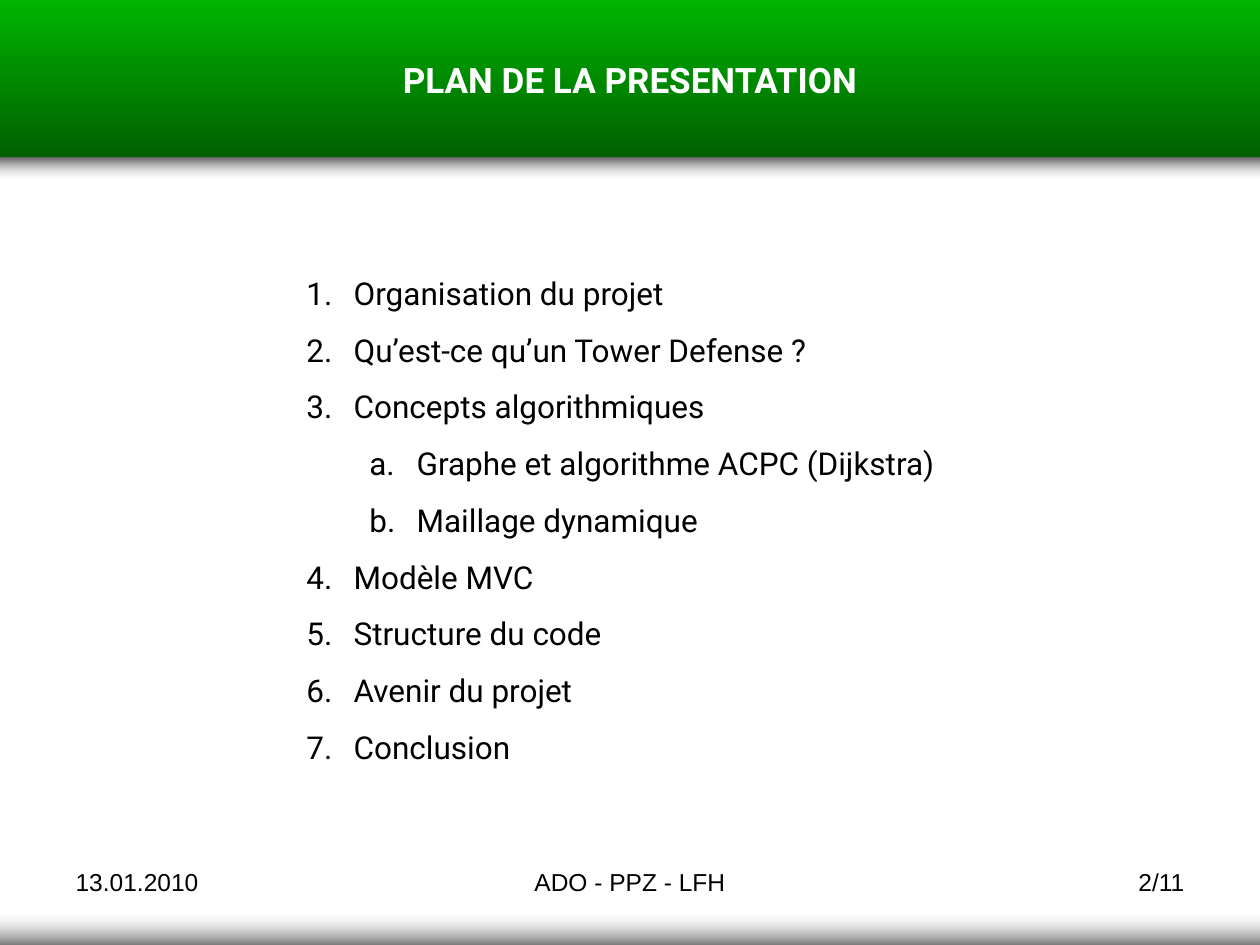
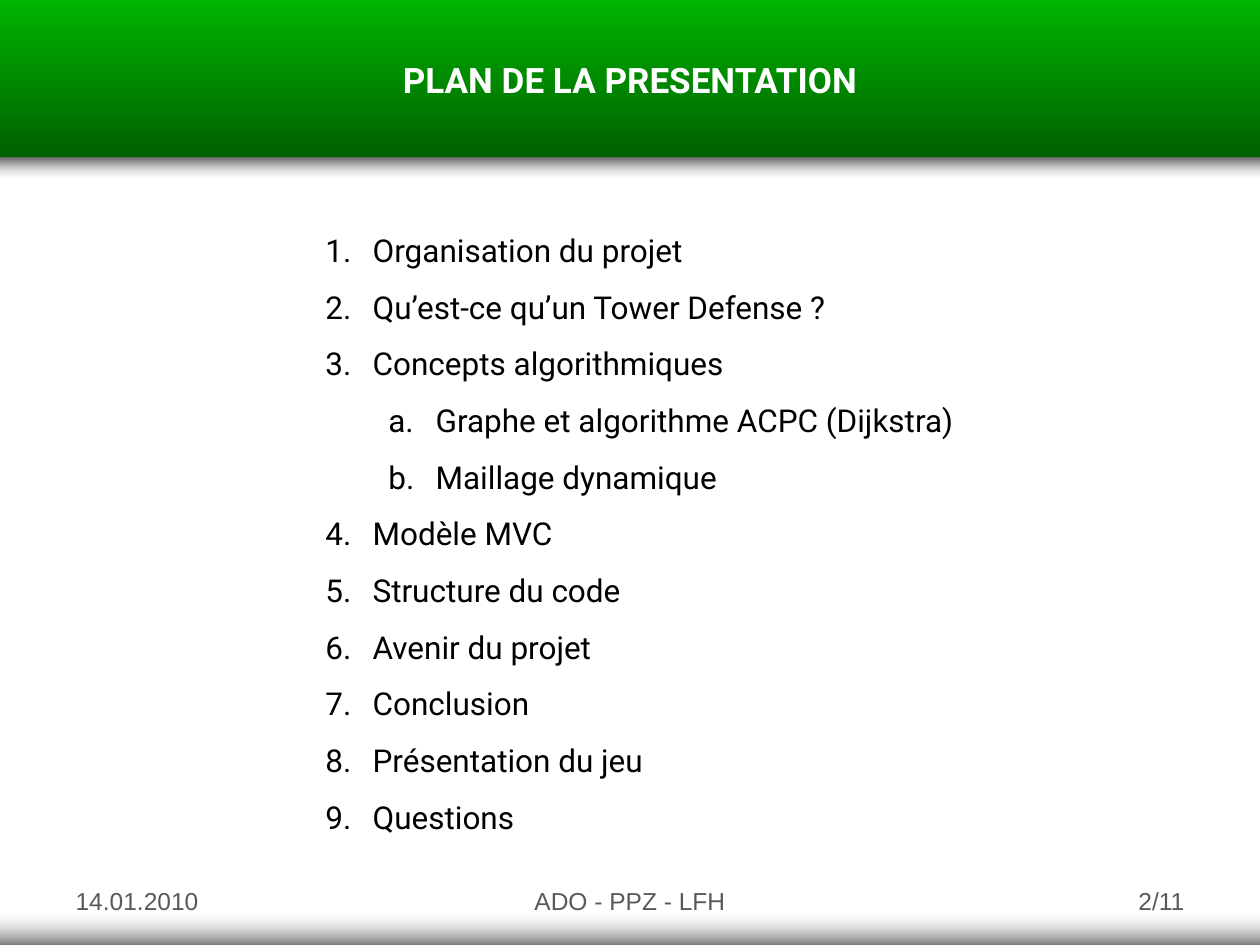
Before and after one commit to goupildb/asd-tower-defense, a slide deck: slide 2 of documents/presentation.pptx. Drawn at 1260x945 pixels with LibreOffice and Linux fonts; fonts in the diff are those of the drawing. Boxes give left, top, right and bottom in pixels: in the first picture for what was removed or moved away, otherwise in the second. Text is boxed around its words. In the diff, an @@ line names an element or a change of style, - is before the commit and + after.

```diff
--- a/documents/presentation.pptx
+++ b/documents/presentation.pptx
@@ text "Organisation du projet" moved from (x1=354, y1=281, x2=934, y2=760) to (x1=373, y1=238, x2=953, y2=833) @@
@@ text at (x1=373, y1=748, x2=643, y2=833): paragraphs added @@
+8. Présentation du jeu
+9. Questions
@@ text at (x1=76, y1=893, x2=199, y2=910): text changed; text colour #000000 to #595959 @@
-13.01.2010
+14.01.2010
@@ text "ADO - PPZ - LFH" moved from (x1=534, y1=874, x2=725, y2=892) to (x1=534, y1=893, x2=725, y2=910) @@
@@ text "ADO - PPZ - LFH" at (x1=534, y1=893, x2=725, y2=910): text colour #000000 to #595959 @@
@@ page number moved from (x1=1138, y1=873, x2=1184, y2=892) to (x1=1138, y1=892, x2=1184, y2=911) @@
@@ page number at (x1=1138, y1=892, x2=1184, y2=911): text colour #000000 to #595959 @@
```
Also in this commit, not shown: 11 other slides changed.
